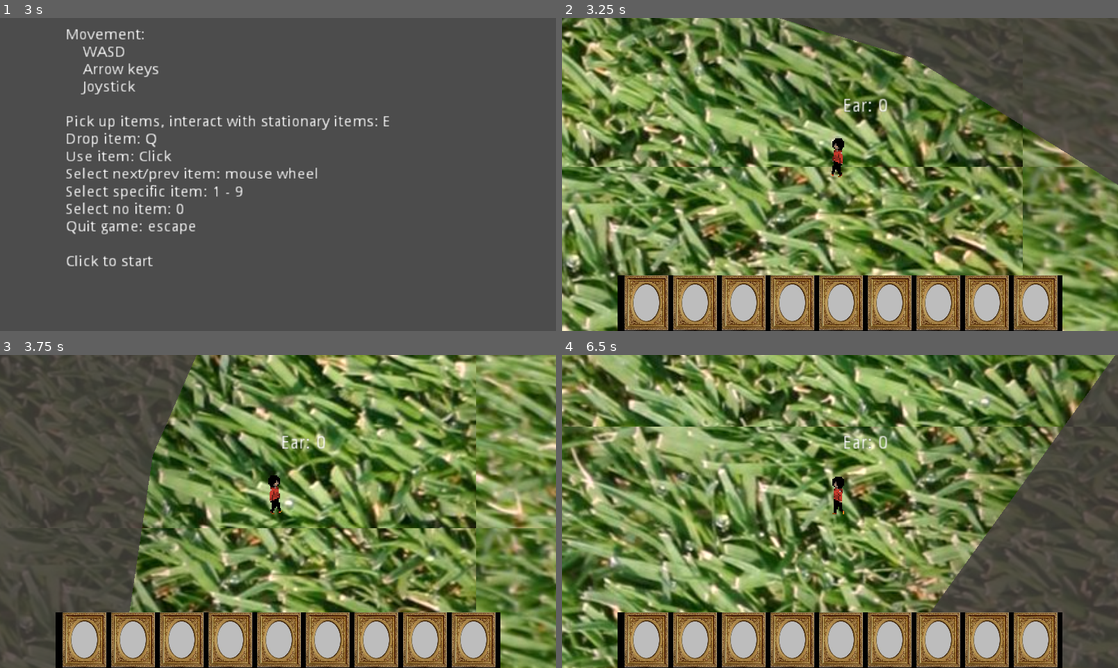
Above: before the commit, frames 1-4 (two rows, left to right).
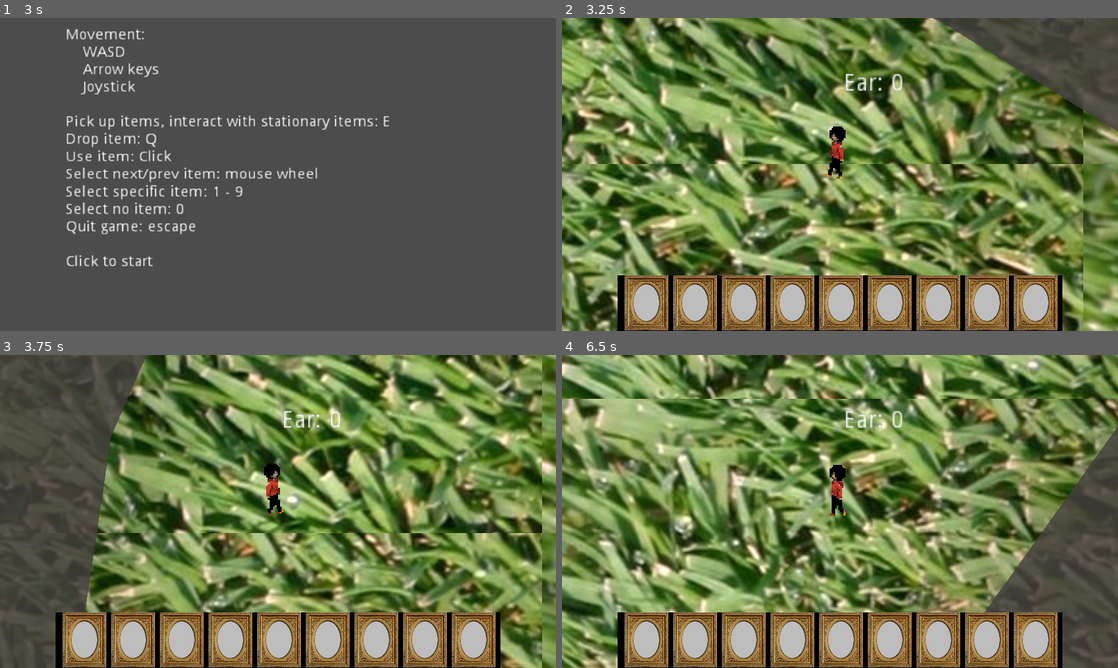
Above: after the commit, the same moments.

Repository: feyrkh/spook-encounters
Game: Godot game, scene res://scene/splashscreen/SplashScreen.tscn
Same seed, same stepped clock (60 frames per second), same inputs: the game is played once before the commit and once after it.
Inputs (mouse positions are in pixels of both pictures, inside the frame that each line leads up to):
- Up to frame 1 (3 s): move the mouse to (400, 158) at 0.52 s; hold D (p1_move_right) 0.53-1.28 s; tap Tab (cycle_selected_item) at 0.6 s; click (400, 158) at 0.67 s; tap Enter at 1.25 s; move the mouse to (166, 190) at 1.27 s; hold S (p1_move_down) 1.28-2.03 s; tap X (drop_held_item) at 1.35 s; move the mouse to (333, 105) at 2.02 s; hold D (p1_move_right) 2.03-2.78 s; tap 0 (inv_select_0) at 2.1 s; tap Space at 2.75 s; move the mouse to (250, 237) at 2.77 s; hold W (p1_move_up) from 2.78 s (still down); tap 1 (inv_select_1) at 2.85 s; click (250, 237) at 2.92 s
- Up to frame 2 (3.25 s): keep holding W (p1_move_up)
- Up to frame 3 (3.75 s): move the mouse to (444, 558) at 3.52 s; release W (p1_move_up) at 3.53 s; hold A (p1_move_left) from 3.53 s (still down); tap 2 (inv_select_2) at 3.6 s
- Up to frame 4 (6.5 s): move the mouse to (673, 464) at 4.27 s; tap 3 (inv_select_3) at 4.35 s; move the mouse to (867, 511) at 5.02 s; release A (p1_move_left) at 5.03 s; hold S (p1_move_down) 5.03-5.78 s; tap 4 (inv_select_4) at 5.1 s; click (867, 511) at 5.17 s; move the mouse to (756, 433) at 5.77 s; hold D (p1_move_right) from 5.78 s (still down); tap 5 (inv_select_5) at 5.85 s

Frame 1 is identical in both runs. In frame 2, 66% of the frame differs, in the area x 0-100%, y 0-100%; in frame 3, 56%; in frame 4, 64%.

Commit message:
Adjust zoom

Diff:
--- a/scene/player/player.tscn
+++ b/scene/player/player.tscn
@@ -180,7 +180,7 @@
 
 [node name="Camera2D" type="Camera2D" parent="."]
 current = true
-zoom = Vector2( 0.333, 0.333 )
+zoom = Vector2( 0.25, 0.25 )
 
 [node name="Ears" parent="." instance=ExtResource( 15 )]
 position = Vector2( 2, -59 )
